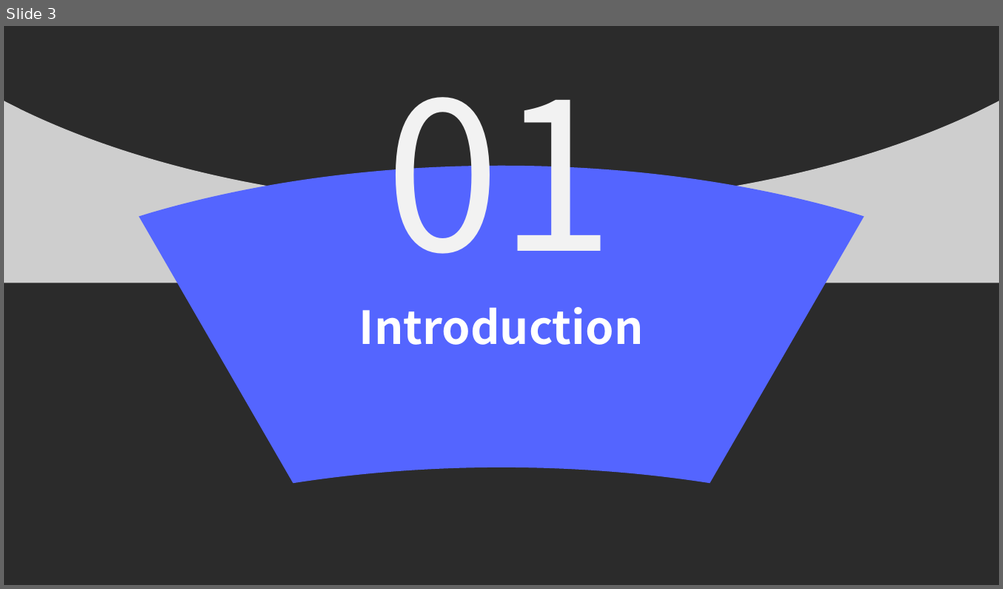
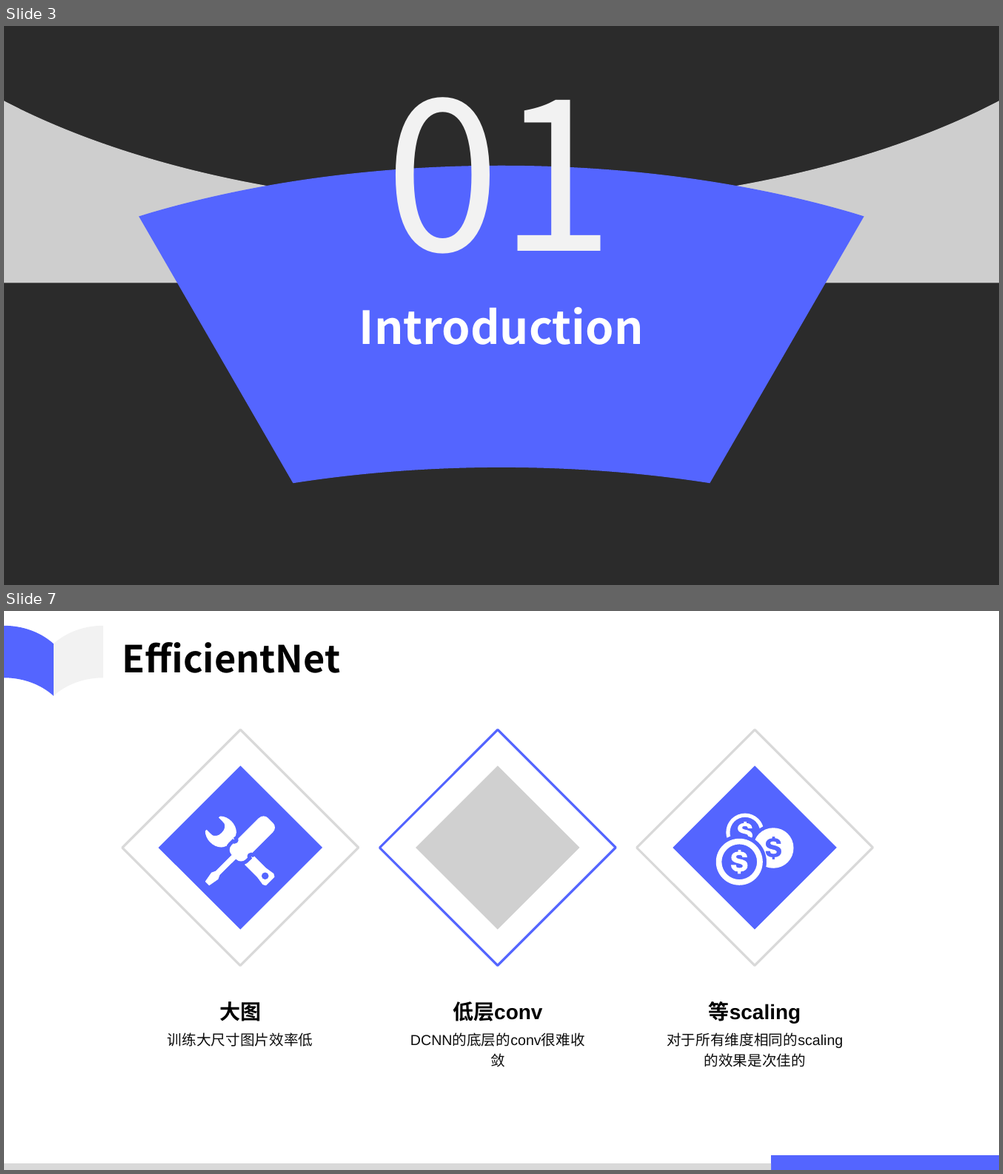
Before and after one commit to ahulh-acmlab/group_report, a slide deck: 2021-4-21/EfficientNetV2.pptx. Shown one above the other, each under a label of ours: slide 3 before the commit, slides 3 and 7 after it; the slides between them are not shown. The pictures are 1003x589 and 1003x1174 pixels, drawn with LibreOffice and Linux fonts; fonts in the diff are those of the drawing; grey boxes stand for pictures; background and template pictures are left out; a plain dark background stands for a picture behind light text. Boxes give left, top, right and bottom in pixels: in the first picture for what was removed or moved away, otherwise in the second. Text is boxed around its words. In the diff, an @@ line names an element or a change of style, - is before the commit and + after.

```diff
--- a/2021-4-21/EfficientNetV2.pptx
+++ b/2021-4-21/EfficientNetV2.pptx
@@ slide 7 added at bbox=[4, 611, 999, 1170], background #FFFFFF @@
@@ freeform shape added at bbox=[4, 626, 54, 696], fill #5465FF @@
@@ freeform shape added at bbox=[54, 626, 102, 696], fill #F2F2F2 @@
@@ text added at bbox=[122, 642, 341, 673], 36 pt, text #000000, bold @@
+EfficientNet
@@ rectangle added at bbox=[380, 730, 616, 966], outline #5465FF 2.25 pt @@
@@ picture added at bbox=[415, 766, 579, 930] @@
@@ text added at bbox=[452, 1002, 542, 1022], 20 pt, text #000000, bold @@
+低层conv
@@ text added at bbox=[406, 1028, 589, 1093], 14 pt, text #0D0D0D @@
+DCNN的底层的conv很难收敛
@@ group added at bbox=[122, 730, 358, 1047]: 2 rectangles, 2 texts, 1 freeform shape @@
+大图
+训练大尺寸图片效率低
@@ group added at bbox=[637, 730, 873, 1048]: 3 freeform shapes, 2 rectangles, 2 texts @@
+等scaling
+对于所有维度相同的scaling的效果是次佳的
@@ rectangle added at bbox=[4, 1164, 771, 1170], fill #D9D9D9 @@
@@ rectangle added at bbox=[771, 1156, 999, 1170], fill #5465FF @@
```
Also in this commit, not shown: 5 slides changed, 11 other slides added, 22 slides removed, 2 other files.
